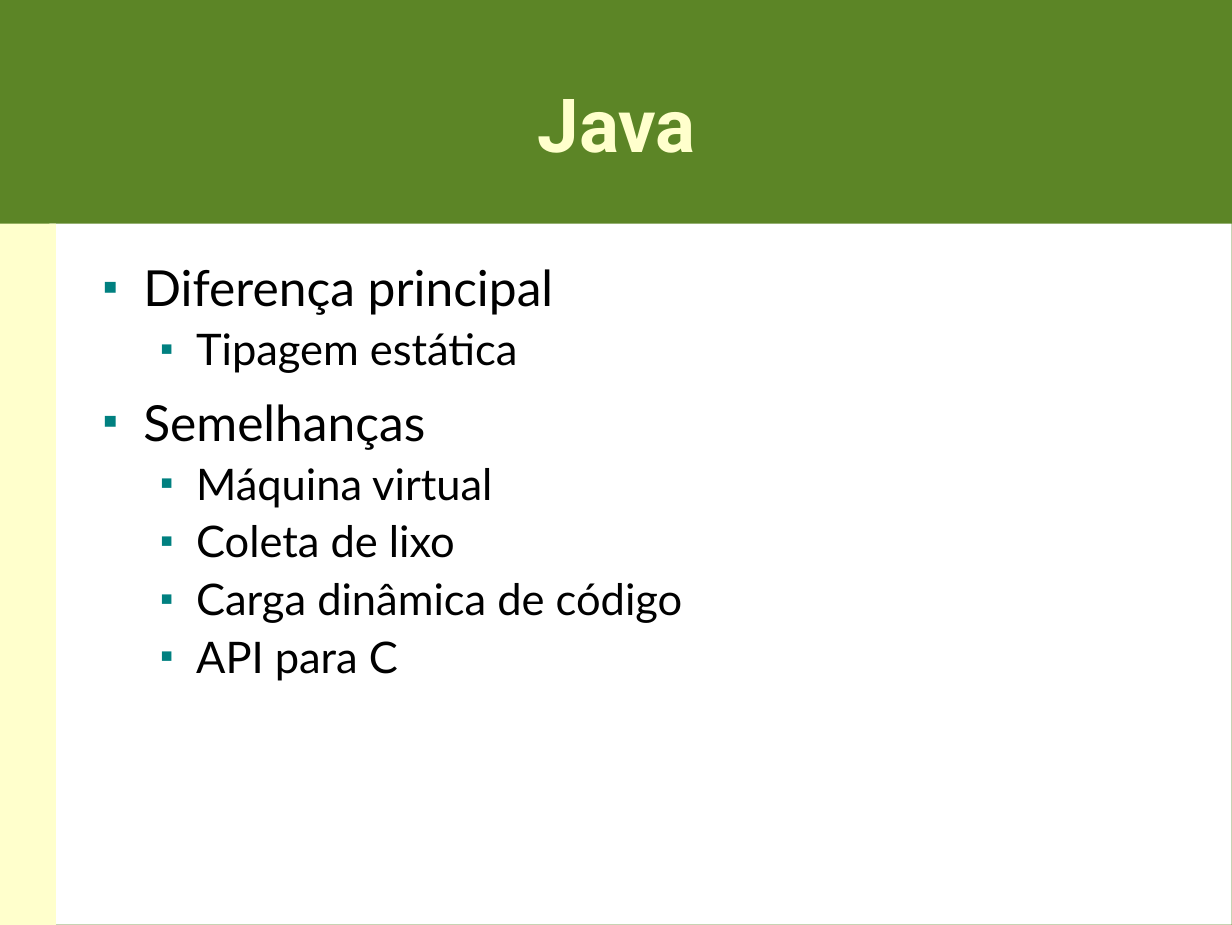
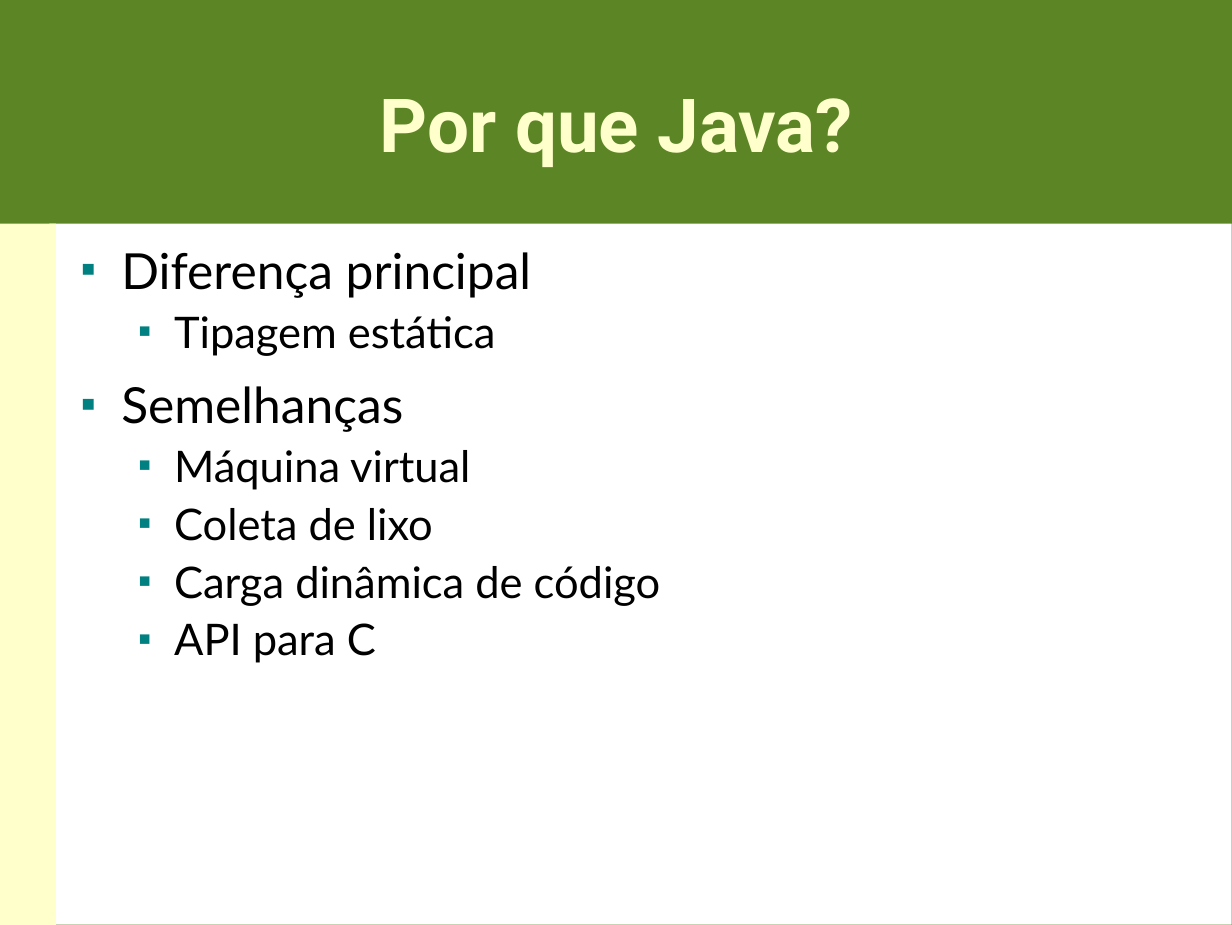
Before and after one commit to hishamhm/libscript, a slide deck: slide 6 of doc/apresentacao.odp (slide 3 before the commit). Drawn at 1232x925 pixels with LibreOffice and Linux fonts; fonts in the diff are those of the drawing. Boxes give left, top, right and bottom in pixels: in the first picture for what was removed or moved away, otherwise in the second. Text is boxed around its words. In the diff, an @@ line names an element or a change of style, - is before the commit and + after.

```diff
--- a/doc/apresentacao.odp
+++ b/doc/apresentacao.odp
@@ title at [380,98,853,167]: text changed @@
-Java
+Por que Java?
@@ text "Diferença principal": place and size @@
-text "Diferença principal" at [143,269,683,681]
+text "Diferença principal" at [121,252,661,663]
```
Also in this commit, not shown: 5 other slides changed, 22 slides added, 2 slides removed, 1 other file.
